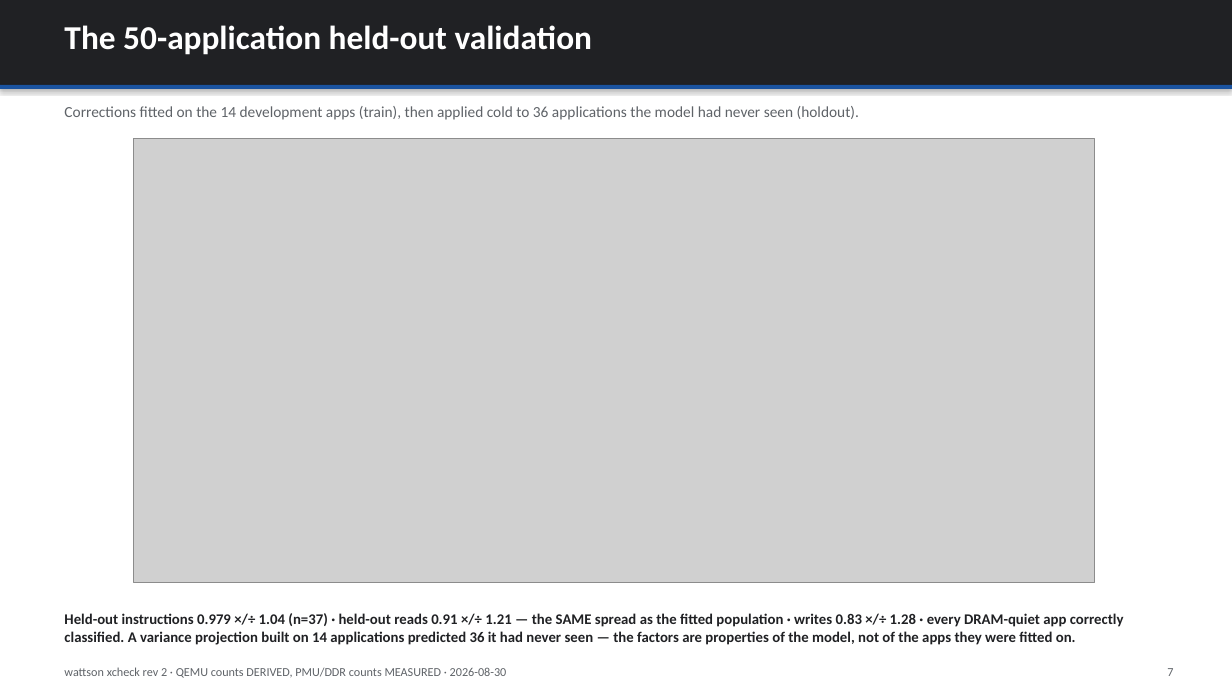
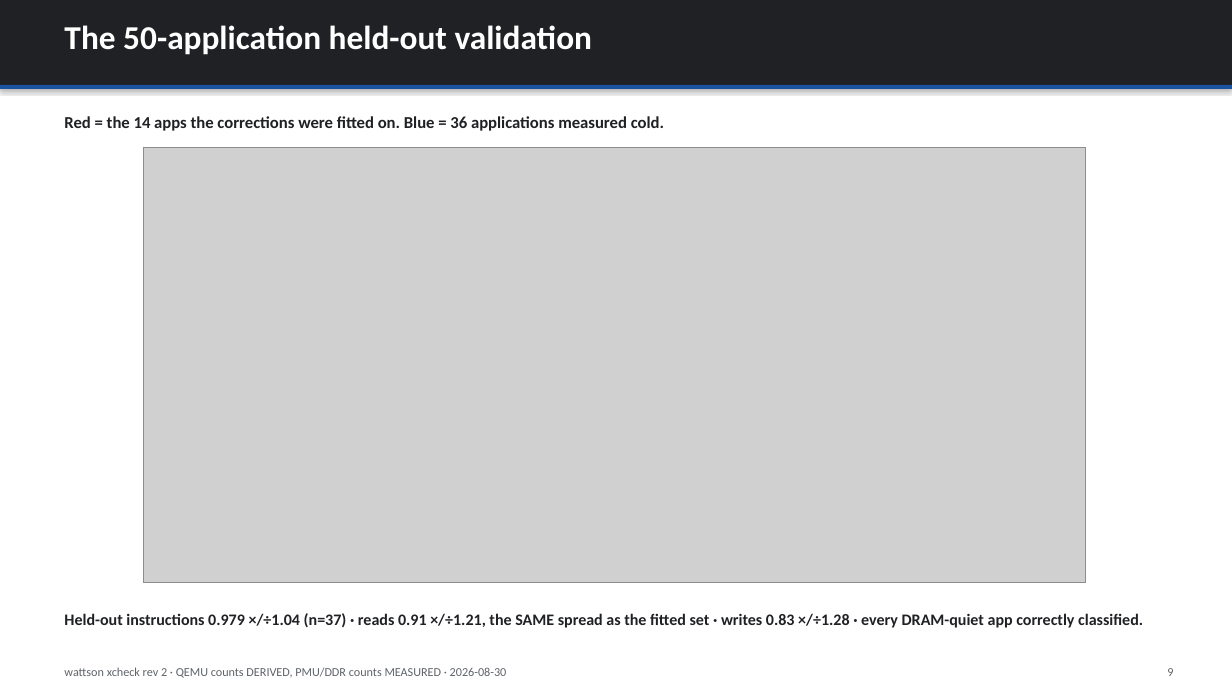
Before and after one commit to kylefoxaustin/wattson, a slide deck: slide 9 of xcheck/xcheck-correlation.pptx (slide 7 before the commit). Drawn at 1232x693 pixels with LibreOffice and Linux fonts; fonts in the diff are those of the drawing; grey boxes stand for pictures. Boxes give left, top, right and bottom in pixels: in the first picture for what was removed or moved away, otherwise in the second. Text is boxed around its words. In the diff, an @@ line names an element or a change of style, - is before the commit and + after.

Commit message:
deck rewritten for an audience with no background; adds the gate-AF bridge
Audience correction: readers see the numbers, not the journey. Roughly 10x
less narrative on every slide -- the why's, the campaign history and the
build-up are gone; tables and charts carry the content.

NEW, right after the answer slide: two recommendation slides.
  - THE GATE-AF BRIDGE. Their spreadsheet wants a gate activity factor
    (0/3/5/7%, 5% = block maxed); we measure utilization. The bridge needs no
    gate counts because their 5% anchor already contains the gates-per-event
    constant: AF_app = AF_idle + (AF_max - AF_idle) x U, with U measured in
    QEMU against a saturating microbench we already ship. Spreadsheet,
    coefficients and physics unchanged -- one assumed constant becomes a
    measured one. The pitch: today you assume 3% and get the power of an
    abstraction; this way you name an app and get the power of that app.
  - THREE LEVELS OF DETAIL. Counts per run / instruction-class histogram /
    full instruction trace. Levels 2 and 3 are stock upstream plugins
    (howvec, execlog) -- nothing to write. Includes a MEASURED example taken
    this evening: SQLite is 52% load/store, Pac-Man 37% integer ALU with 13x
    the FP/SIMD share. One flat AF cannot separate those; a per-class AF can.

Also: scatter.png was stale -- its legend read 0.81 while the caption beside
it read 0.98 (it predated the prefetch model). Regenerated from the current
vectors, and make_scatter.py now reads them, so the two agree.

Spacing pass throughout: tables sized to fill their slides, consistent
vertical rhythm, no dead bands.

```diff
--- a/xcheck/xcheck-correlation.pptx
+++ b/xcheck/xcheck-correlation.pptx
@@ text at bbox=[64, 116, 664, 131]: text changed; size 12 to 13 pt; text colour #5F6368 to #202124; bold on @@
-Corrections fitted on the 14 development apps (train), then applied cold to 36 applications the model had never seen (holdout).
+Red = the 14 apps the corrections were fitted on. Blue = 36 applications measured cold.
@@ picture: place and size @@
-picture at bbox=[134, 139, 1095, 582]
+picture at bbox=[143, 148, 1086, 583]
@@ text at bbox=[64, 613, 1143, 628]: text changed; size 11.5 to 12.5 pt @@
-Held-out instructions 0.979 ×/÷ 1.04 (n=37) · held-out reads 0.91 ×/÷ 1.21 — the SAME spread as the fitted population · writes 0.83 ×/÷ 1.28 · every DRAM-quiet app correctly classified. A variance projection built on 14 applications predicted 36 it had never seen — the factors are properties of the model, not of the apps they were fitted on.
+Held-out instructions 0.979 ×/÷1.04 (n=37) · reads 0.91 ×/÷1.21, the SAME spread as the fitted set · writes 0.83 ×/÷1.28 · every DRAM-quiet app correctly classified.
@@ text at bbox=[1167, 668, 1173, 676]: text changed @@
-7
+9
```
Also in this commit, not shown: 6 other slides changed, 4 slides added, 2 slides removed, 3 other files.
